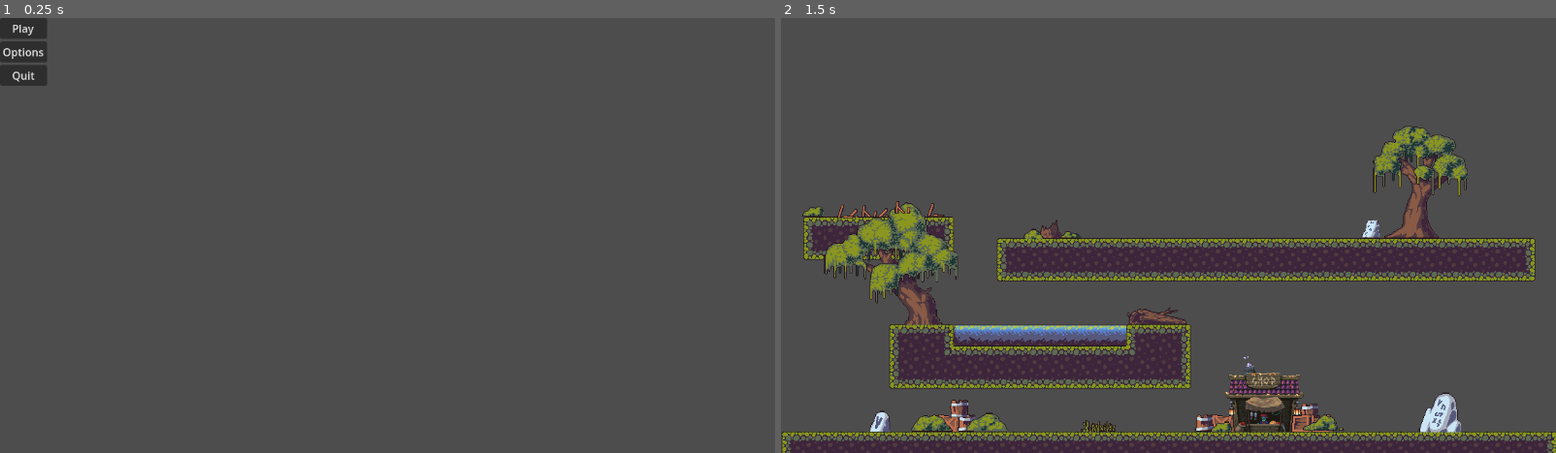
Above: before the commit, frames 1-2 (left to right).
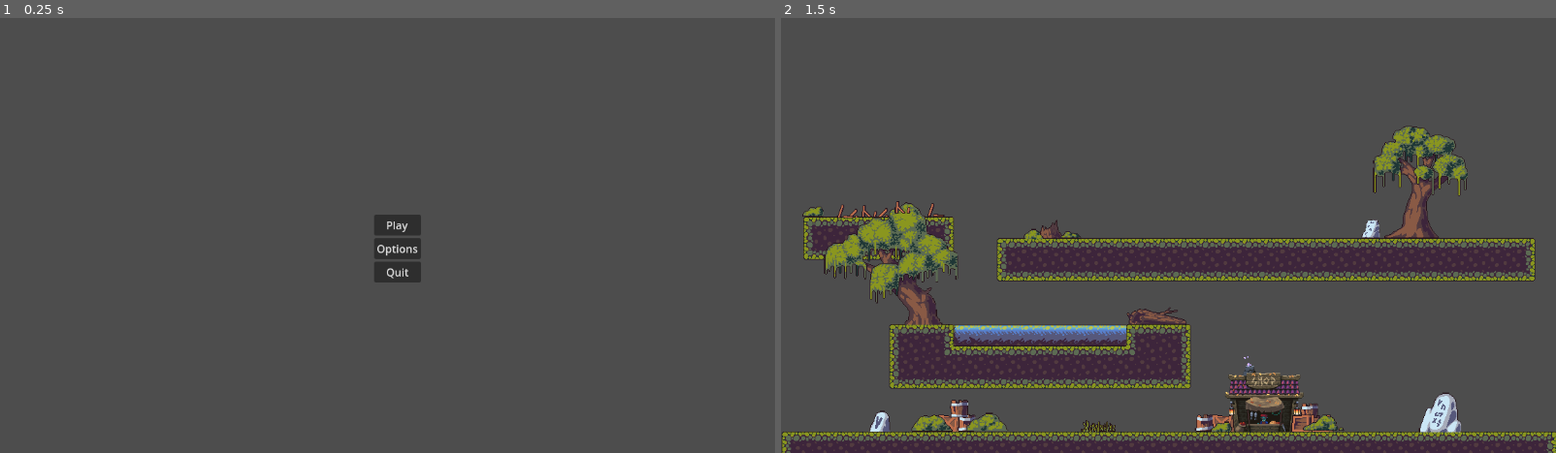
Above: after the commit, the same moments.

Repository: pxD1311/Bubble-Realms-The-Lost-Knight
Game: Godot game, scene res://scenes/main_menu.tscn
Two runs of this game, one before a commit and one after it. Both use one fixed random seed, a clock stepped at 60 frames per second and the inputs below. This scene is started directly instead of the project's main scene.
Inputs (mouse positions are in pixels of both pictures, inside the frame that each line leads up to):
- Up to frame 1 (0.25 s): no input
- Up to frame 2 (1.5 s): click "Play" at 0.5 s; tap Enter at 1.25 s; move the mouse to (1339, 213) at 1.27 s; hold D (move_right) from 1.28 s (still down); hold S (crouch) from 1.28 s (still down)

The runs differ from the first frame. In frame 1, 1.6% of the frame differs, in the area x 0-55%, y 0-61%; in frame 2, nothing differs.
Error in both runs: Invalid call. Nonexistent function 'change_scene' in base 'SceneTree'. (res://GameManager.gd:52)

Commit message:
added bubble platform

Diff:
--- /dev/null
+++ b/scenes/bubble.tscn
@@ -0,0 +1,18 @@
+[gd_scene load_steps=3 format=3 uid="uid://c7k3jhihvelis"]
+
+[ext_resource type="Texture2D" uid="uid://7inxxt7560ob" path="res://assets/images/bubbles/bubble_7.png" id="1_ew2f7"]
+
+[sub_resource type="RectangleShape2D" id="RectangleShape2D_vx2lh"]
+size = Vector2(29, 5.5)
+
+[node name="bubble_up_down" type="AnimatableBody2D"]
+
+[node name="Sprite2D" type="Sprite2D" parent="."]
+position = Vector2(1, 6)
+scale = Vector2(0.625, 0.609375)
+texture = ExtResource("1_ew2f7")
+
+[node name="CollisionShape2D" type="CollisionShape2D" parent="."]
+position = Vector2(1.5, 20)
+shape = SubResource("RectangleShape2D_vx2lh")
+one_way_collision = true
--- a/scenes/main_menu.tscn
+++ b/scenes/main_menu.tscn
@@ -3,19 +3,26 @@
 [ext_resource type="Script" path="res://scripts/main_menu.gd" id="1_gnev5"]
 
 [node name="menu" type="Control"]
+layout_direction = 1
 layout_mode = 3
-anchors_preset = 0
-offset_right = 40.0
-offset_bottom = 40.0
+anchors_preset = 15
+anchor_right = 1.0
+anchor_bottom = 1.0
+grow_horizontal = 2
+grow_vertical = 2
 script = ExtResource("1_gnev5")
 
 [node name="MarginContainer" type="MarginContainer" parent="."]
 layout_mode = 0
-offset_right = 40.0
-offset_bottom = 40.0
+offset_left = 329.0
+offset_top = 204.0
+offset_right = 853.0
+offset_bottom = 484.0
 
 [node name="VBoxContainer" type="VBoxContainer" parent="MarginContainer"]
 layout_mode = 2
+size_flags_horizontal = 4
+size_flags_vertical = 4
 
 [node name="play" type="Button" parent="MarginContainer/VBoxContainer"]
 layout_mode = 2
Binary file changed: assets/images/bubbles/bubble_1.png
Not shown, changed: assets/images/bubbles/bubble_1.png.import
Binary file changed: assets/images/bubbles/bubble_2.png
Not shown, changed: assets/images/bubbles/bubble_2.png.import
Binary file changed: assets/images/bubbles/bubble_3.png
Not shown, changed: assets/images/bubbles/bubble_3.png.import
Binary file changed: assets/images/bubbles/bubble_4.png
Not shown, changed: assets/images/bubbles/bubble_4.png.import
Binary file changed: assets/images/bubbles/bubble_5.png
Not shown, changed: assets/images/bubbles/bubble_5.png.import
Binary file changed: assets/images/bubbles/bubble_6.png
Not shown, changed: assets/images/bubbles/bubble_6.png.import
(and 2 more such lines)
